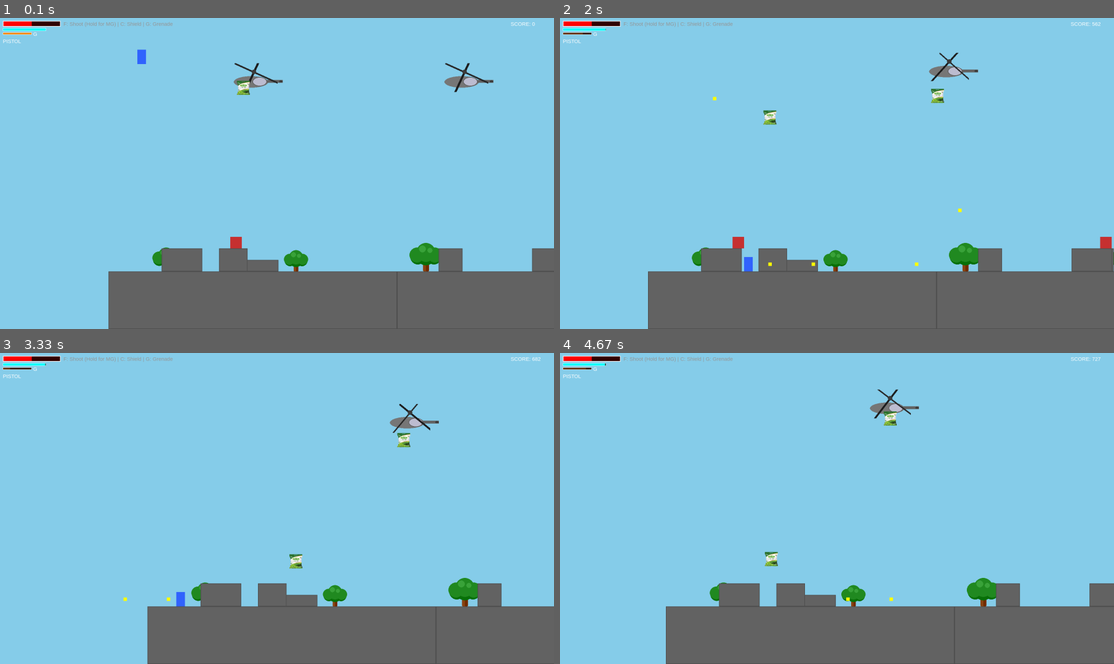
Above: before the commit, frames 1-4 (two rows, left to right).
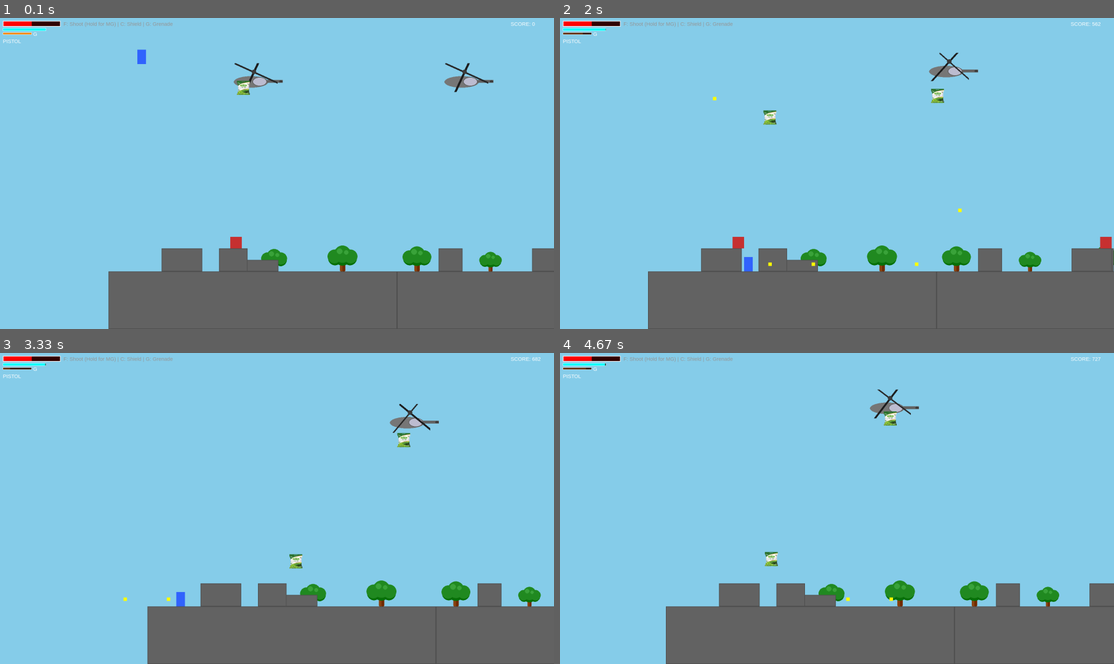
Above: after the commit, the same moments.

Repository: SayaUSB/FP-PBO-Pygame
Game: pygame game, started from main.py
Two runs of this game, one before a commit and one after it. Both use one fixed random seed, a clock stepped at 60 frames per second and the inputs below.
Inputs:
- Up to frame 1 (0.1 s): no input
- Up to frame 2 (2 s): tap G at 0.33, 1.32 s; hold Right 0.67-1.13 s; tap F at 0.73, 1.03, 1.23, 1.57, 1.87 s; tap C at 0.82 s; hold Up 1.17-1.47 s; hold Right 1.5-1.97 s
- Up to frame 3 (3.33 s): hold Left 2-2.53 s; tap F at 2.07, 2.37, 2.63, 2.97, 3.27 s; tap C at 2.15 s; hold Down 2.57-2.87 s; tap G at 2.72 s; hold Left 2.9-3.3 s
- Up to frame 4 (4.67 s): hold Up 3.33-3.7 s; tap F at 3.4, 3.8, 4.1 s; tap C at 3.48 s; hold Right 3.73-4.37 s; tap G at 3.88 s

The runs differ from the first frame. In frame 1, 1.2% of the frame differs, in the area x 27-91%, y 72-82%; in frame 2, 1.2%; in frame 3, 1.2%, in the area x 34-98%, y 72-82%; in frame 4, 1.2%.

Commit message:
feat: Tree Procedural Generation

Diff:
--- a/game.py
+++ b/game.py
@@ -24,6 +24,21 @@
 
         self.highscore = self.load_high_score()
         self.new_game()
+        self.trees = []
+        self.next_tree_x = 0
+
+    def spawn_tree_near_player(self):
+        spacing = random.randint(220, 360)
+        self.next_tree_x += spacing
+
+        ground_y = SCREEN_HEIGHT - 200
+
+        tree = {
+            "x": self.next_tree_x,
+            "y": ground_y,
+            "size": random.uniform(0.8, 1.25)
+        }
+        self.trees.append(tree)
 
     def load_high_score(self):
         filename = "highscore.txt"
@@ -234,6 +249,12 @@
         self.items.update(self.platforms)
         self.effects.update()
 
+        spawn_limit = self.player.pos_x + SCREEN_WIDTH * 1.5
+
+        while self.next_tree_x < spawn_limit:
+            self.spawn_tree_near_player()
+
+
         # grenade explosions
         for g in self.grenades:
             if g.explode_now:
@@ -436,12 +457,10 @@
         self.screen.fill(SKY_BLUE)
 
         # Background decorations (world-space -> screen-space via camera_x)
-        ground_y = SCREEN_HEIGHT - 200
-        tree_base_y = ground_y
-        for wx, size in [(200, 1.0), (650, 0.9), (1100, 1.2), (1650, 1.0), (2150, 0.85)]:
-            sx = int(wx - self.camera_x)
-            if -200 <= sx <= SCREEN_WIDTH + 200:
-                self.draw_tree(sx, tree_base_y, size=size)
+        for t in self.trees:
+            sx = int(t["x"] - self.camera_x)
+            if -300 <= sx <= SCREEN_WIDTH + 300:
+                self.draw_tree(sx, t["y"], t["size"])
 
         for s in self.all_sprites:
             off_x = s.rect.x - int(self.camera_x)
